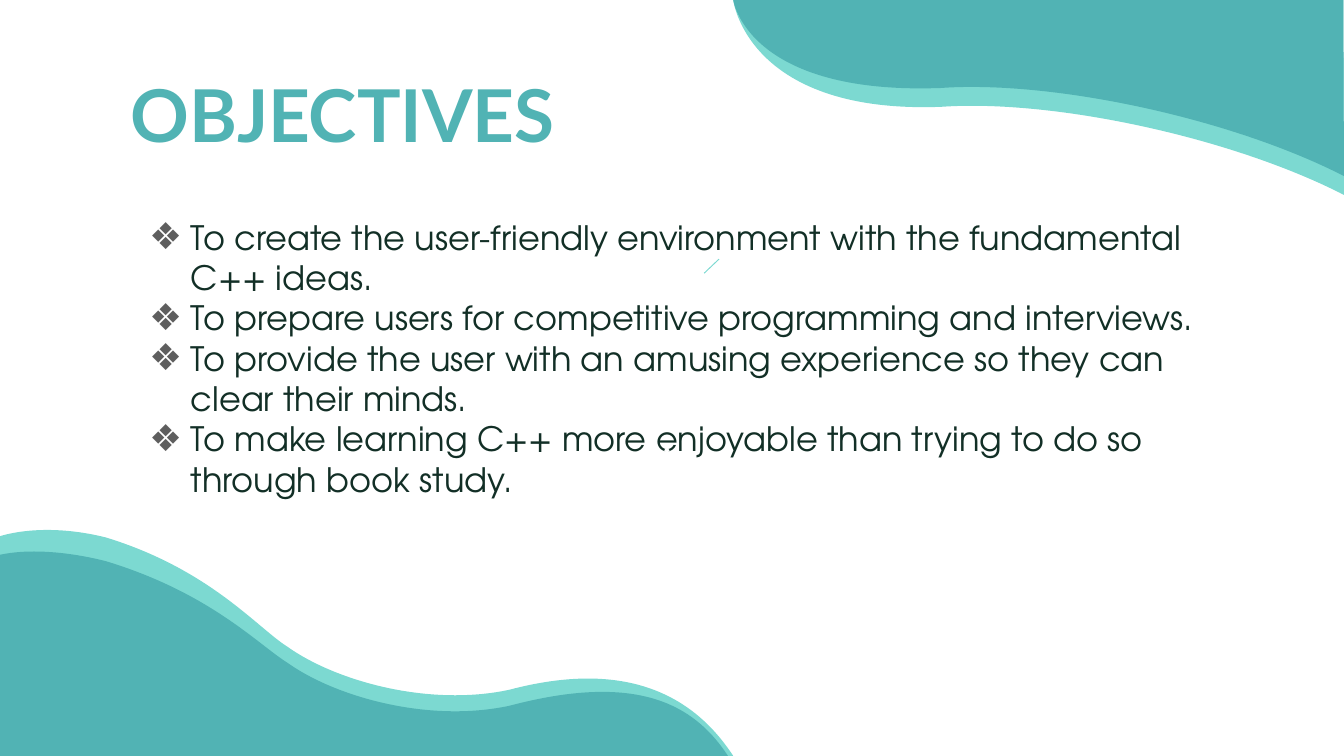
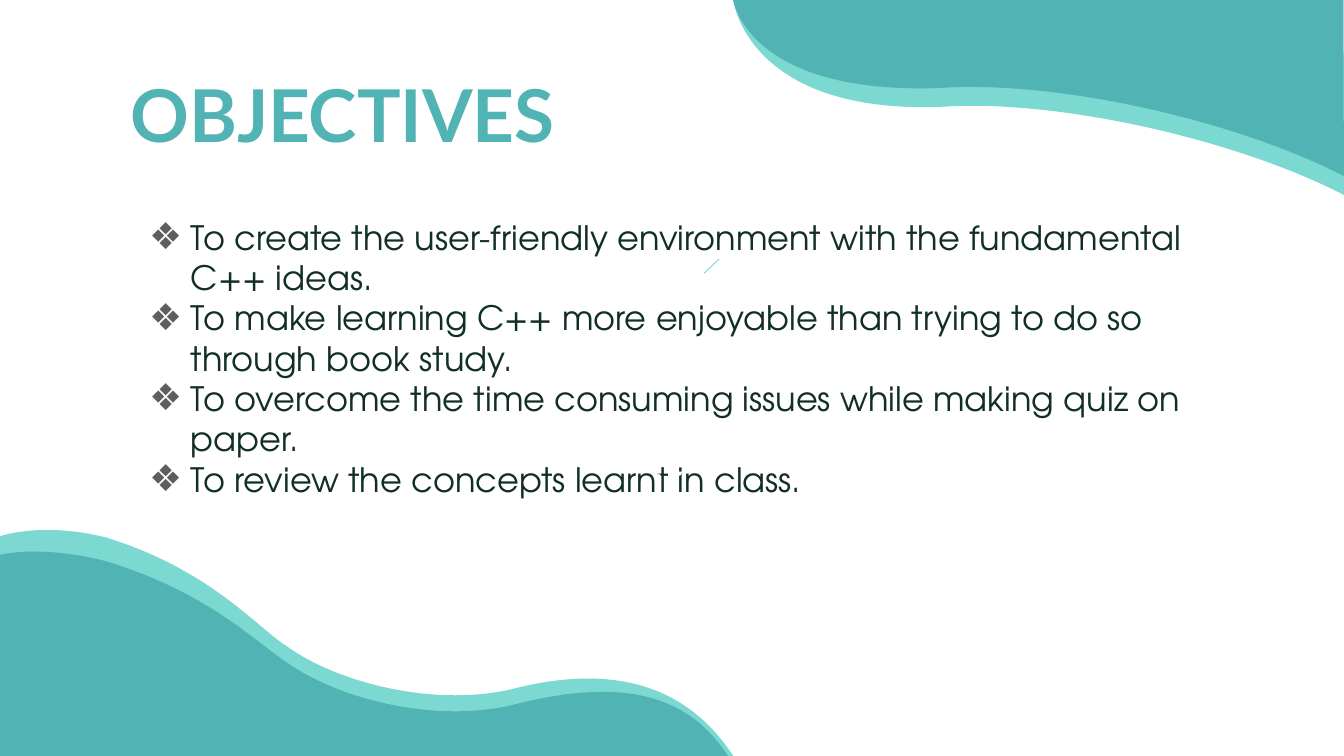
Before and after one commit to kristinatae/Quiz_project, a slide deck: slide 5 of Quiz.pptx (slide 4 before the commit). Drawn at 1344x756 pixels with LibreOffice and Linux fonts; fonts in the diff are those of the drawing. Boxes give left, top, right and bottom in pixels: in the first picture for what was removed or moved away, otherwise in the second. Text is boxed around its words. In the diff, an @@ line names an element or a change of style, - is before the commit and + after.

```diff
--- a/Quiz.pptx
+++ b/Quiz.pptx
@@ subtitle at box(191, 305, 1193, 428): paragraphs removed @@
-❖ To prepare users for competitive programming and interviews.
-❖ To provide the user with an amusing experience so they can clear their minds.
@@ subtitle at box(191, 376, 1181, 499): paragraphs added @@
+❖ To overcome the time consuming issues while making quiz on paper.
+❖ To review the concepts learnt in class.
```
Also in this commit, not shown: 2 other slides changed, 2 slides added, 3 slides removed, 11 other files.
